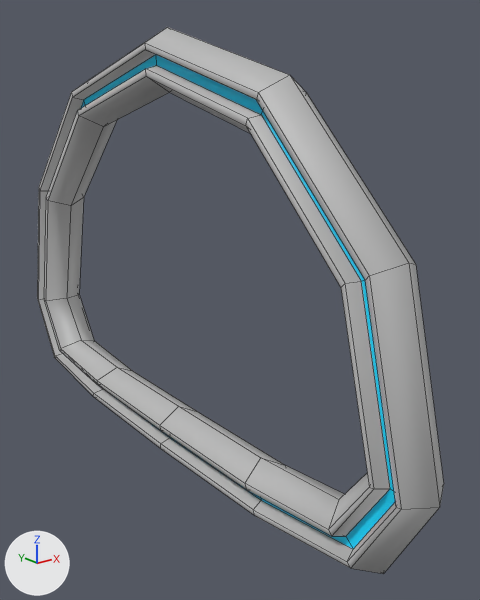
What one commit did to the FBX model Assets/Graphics/Models/Track/Flightmode Transition/transSmallRingTrack.fbx.
Before and after are seen from a 50 mm camera at (-0.0068, -0.1555, 0.0894) aimed at (0.1062, -0.0142, 0.0329). Every picture has the same lights, and +X, +Y and +Z are marked at lower left. Mesh edges are drawn as thin lines. Where no turn or scale is listed for an object, it has been applied to the vertices.

Script lines for the objects in view, before the commit:
```python
me_mesh = bpy.data.meshes.new('Mesh')
me_mesh.from_pydata(...)  # 168 vertices, 168 faces; spans x 0.087..0.101, y -0.092..0.092, z -0.018..0.105
# faces by material slot: [144, 24]
me_mesh.materials.append(mat_transsmallringmat)  # grey #bcbcbc
me_mesh.materials.append(mat_trackneonmat)  # cyan #00d3ff
ob_transsmallringtrack = bpy.data.objects.new('transSmallRingTrack', me_mesh)
ob_transsmallringtrack.location = (0.0, 0.0, 0.0)
```
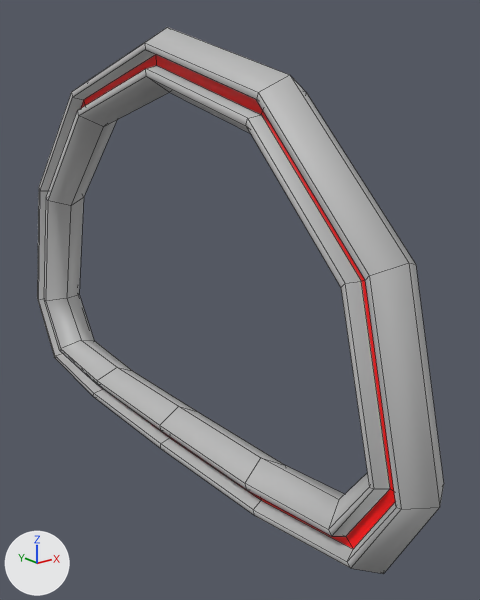
Where the change shows, as pixel boxes [x1, y1, x2, y2] in the pictures (480 x 600 px):
part 1 of me_mesh, recoloured (cyan to red): [80, 55, 395, 549] in both

What the commit changed:
Material 'trackNeon' (mat_trackneon) is new.
Its base color is (1.0, 0.0, 0.0) (red #ff0000).
me_mesh has 168 vertices, 168 faces and spans x 0.087..0.101, y -0.092..0.092, z -0.018..0.105.
me_mesh is used by ob_transsmallringtrack; location (0.0, 0.0, 0.0).
me_mesh part 1: all 24 faces that had it switch from mat_trackneonmat (cyan #00d3ff) to mat_trackneon (red #ff0000).
